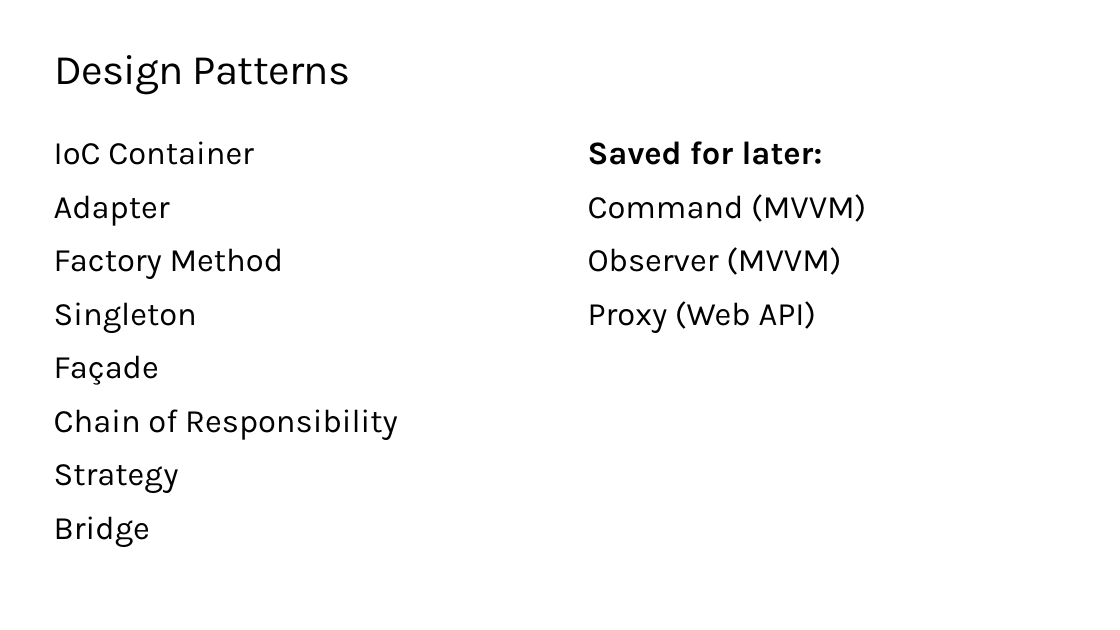
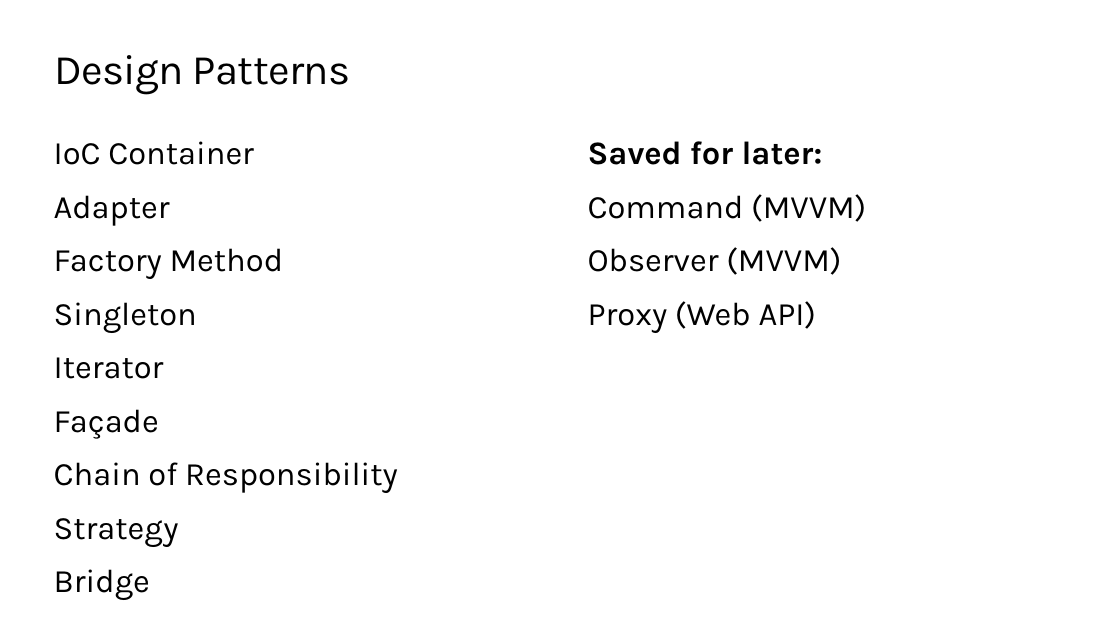
Before and after one commit to ondfisk/BDSA2019, a slide deck: slide 9 of Slides/Lecture07 - Design Patterns in Practice.pptx. Drawn at 1120x630 pixels with LibreOffice and Linux fonts; fonts in the diff are those of the drawing; background and template pictures are left out. Boxes give left, top, right and bottom in pixels: in the first picture for what was removed or moved away, otherwise in the second. Text is boxed around its words. In the diff, an @@ line names an element or a change of style, - is before the commit and + after.

Commit message:
Added iterator

```diff
--- a/Slides/Lecture07 - Design Patterns in Practice.pptx
+++ b/Slides/Lecture07 - Design Patterns in Practice.pptx
@@ text at (54,357,164,379): paragraph added @@
+Iterator
```
Also in this commit, not shown: 1 slide added, 4 other files.
